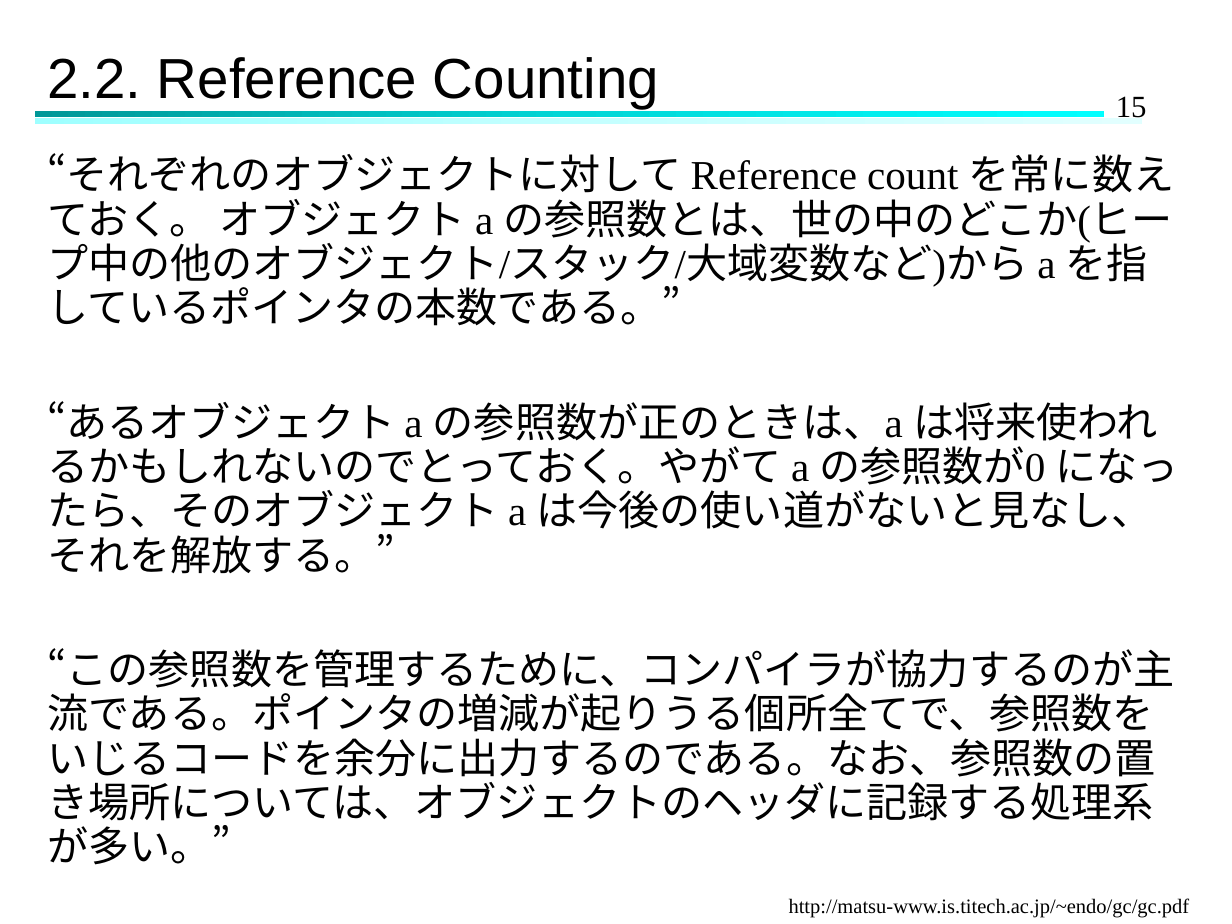
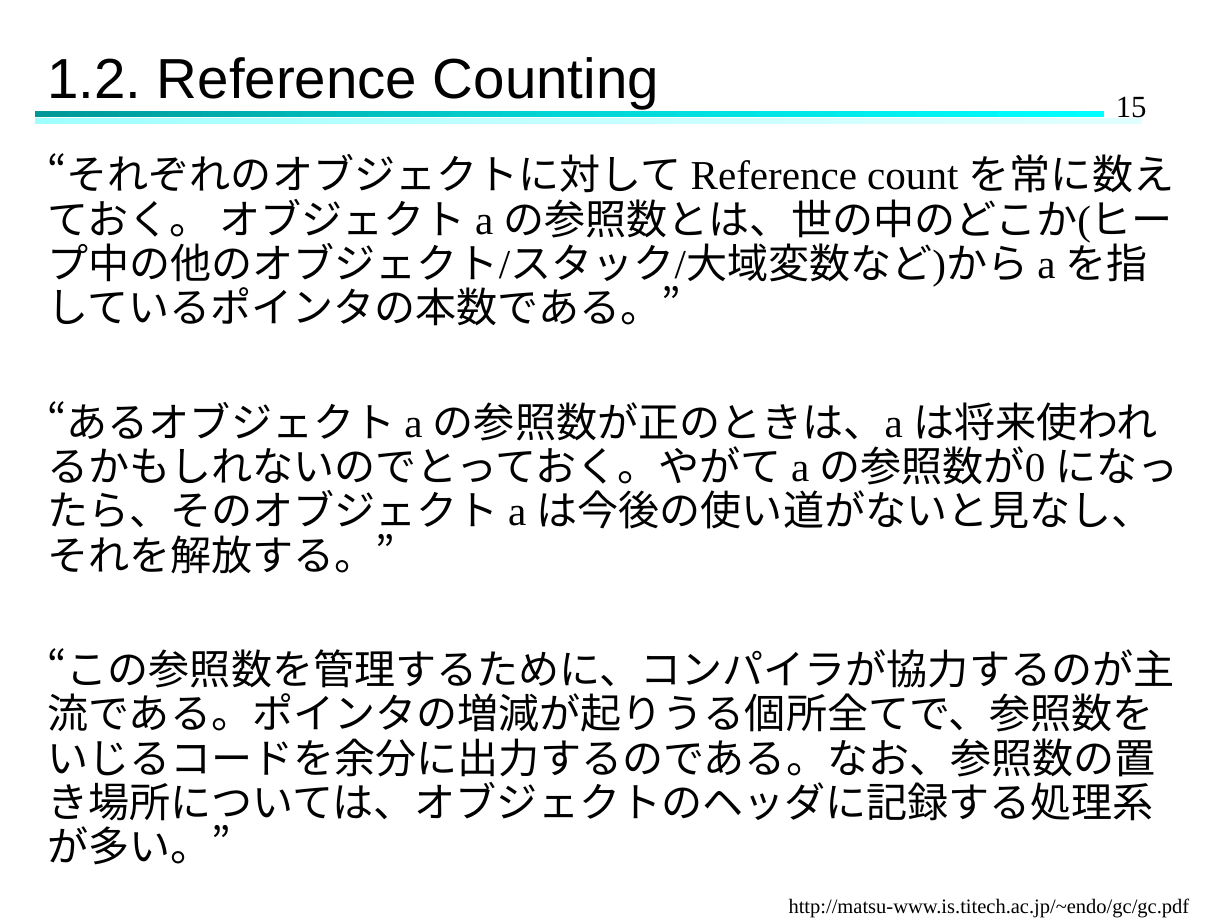
Before and after one commit to Hinata-Mikami/HinataMikami, a slide deck: slide 15 of 研究室関連/ゼミ/2024.11.27ゼミ.pptx. Drawn at 1232x924 pixels with LibreOffice and Linux fonts; fonts in the diff are those of the drawing. Boxes give left, top, right and bottom in pixels: in the first picture for what was removed or moved away, otherwise in the second. Text is boxed around its words. In the diff, an @@ line names an element or a change of style, - is before the commit and + after.

```diff
--- a/研究室関連/ゼミ/2024.11.27ゼミ.pptx
+++ b/研究室関連/ゼミ/2024.11.27ゼミ.pptx
@@ title at <box>47,57,659,108</box>: text changed @@
-2.2. Reference Counting
+1.2. Reference Counting
```
Also in this commit, not shown: 20 other slides changed, 7 slides added.
